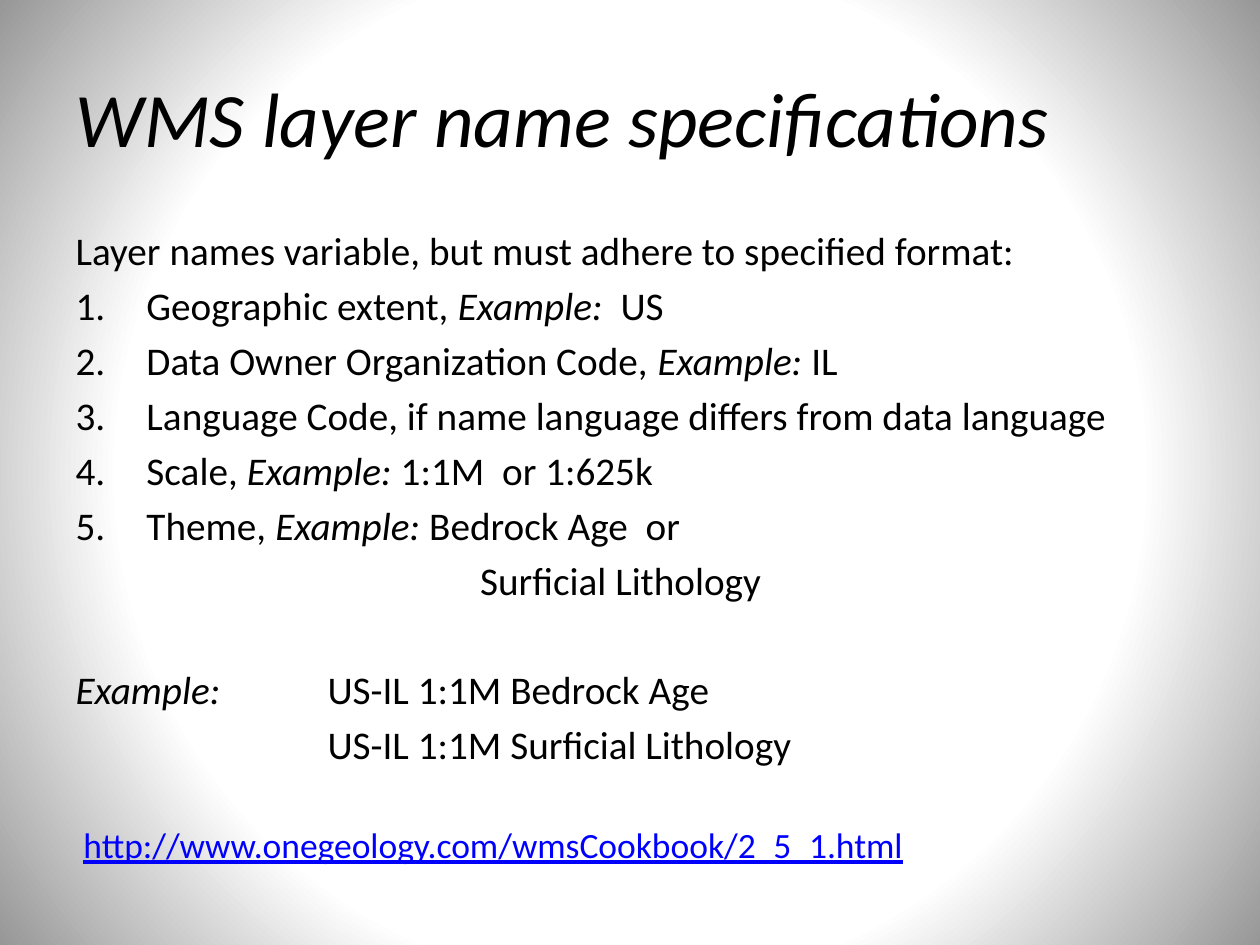
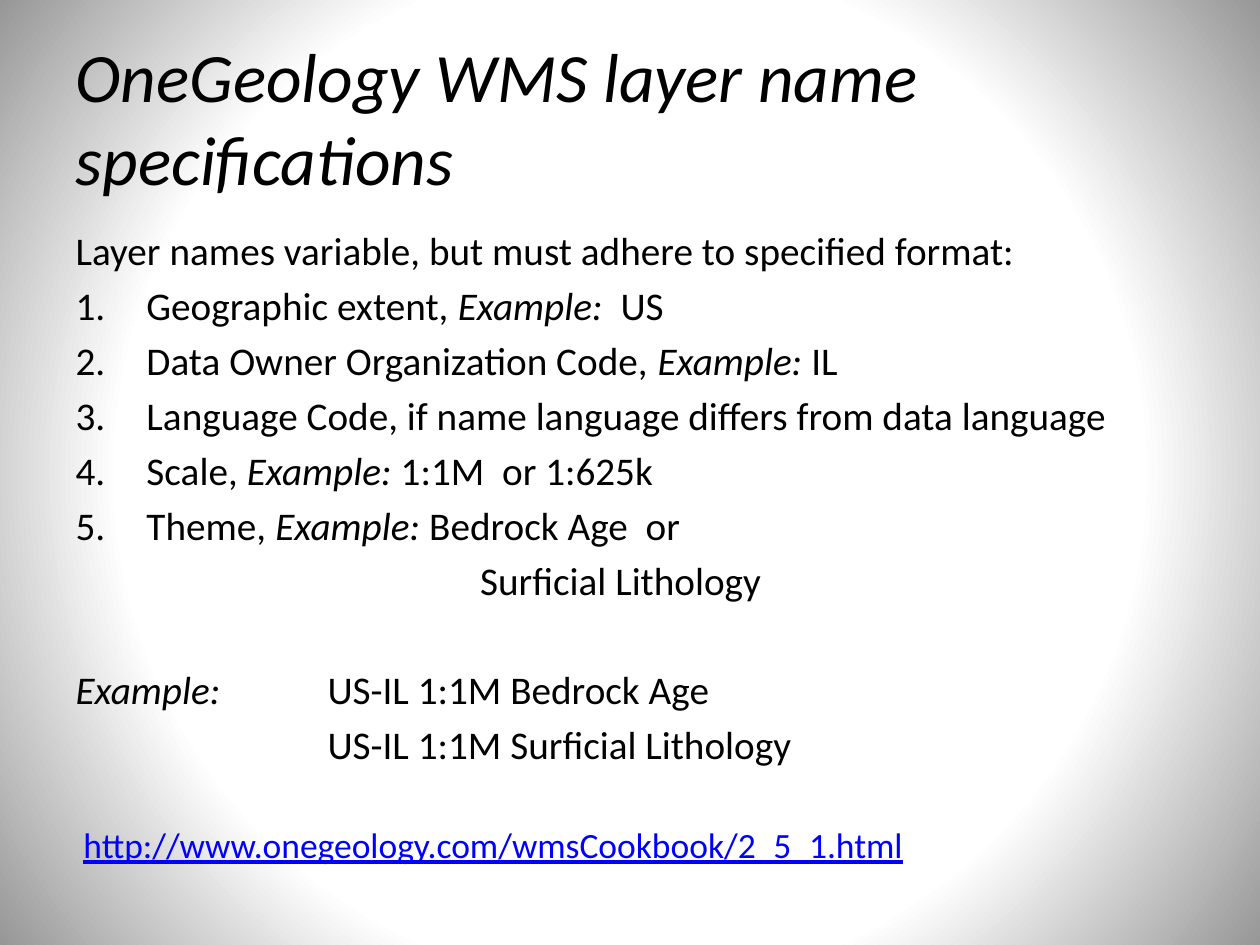
Before and after one commit to usgin/Workshops, a slide deck: slide 8 of OneGeologyWebinar/OneGeology.pptx. Drawn at 1260x945 pixels with LibreOffice and Linux fonts; fonts in the diff are those of the drawing. Boxes give left, top, right and bottom in pixels: in the first picture for what was removed or moved away, otherwise in the second. Text is boxed around its words. In the diff, an @@ line names an element or a change of style, - is before the commit and + after.

```diff
--- a/OneGeologyWebinar/OneGeology.pptx
+++ b/OneGeologyWebinar/OneGeology.pptx
@@ title at (76, 45, 917, 197): text changed; size 44 to 39.6 pt @@
-WMS layer name specifications
+OneGeology WMS layer name specifications
```
Also in this commit, not shown: 6 other slides changed.
